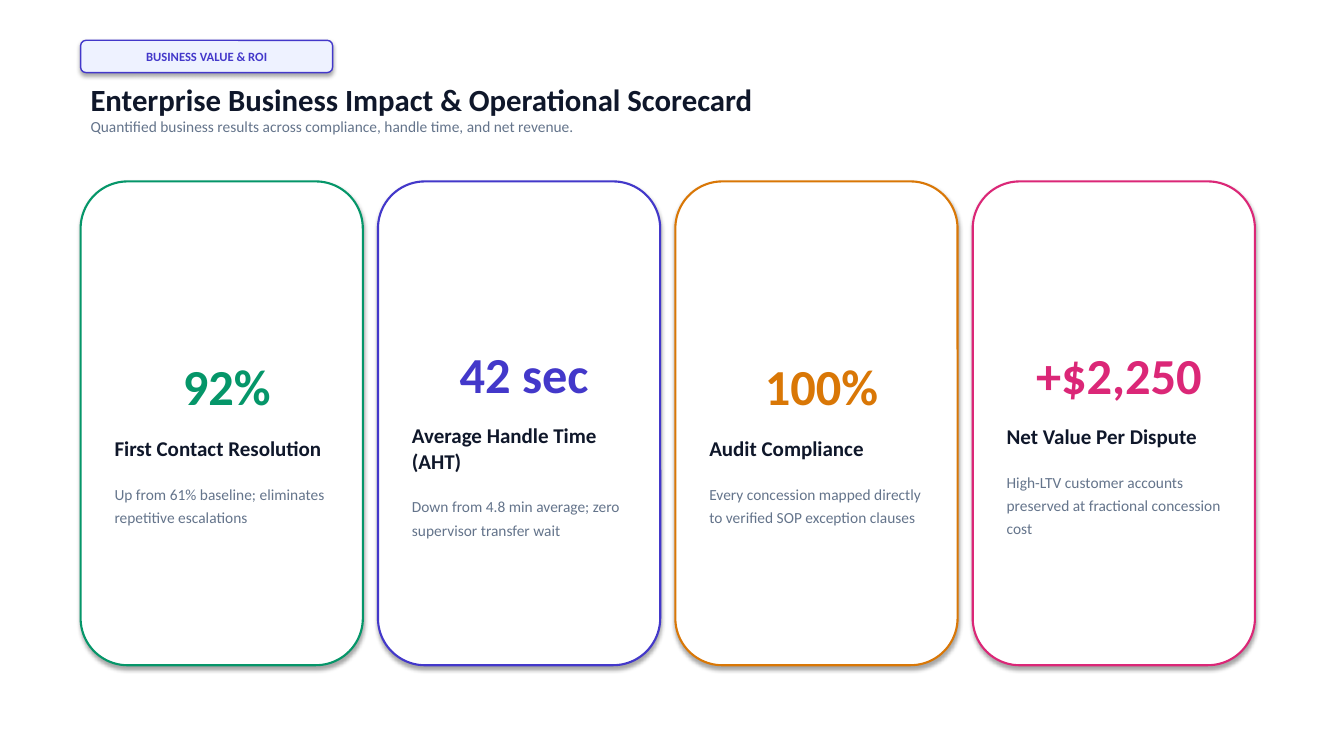
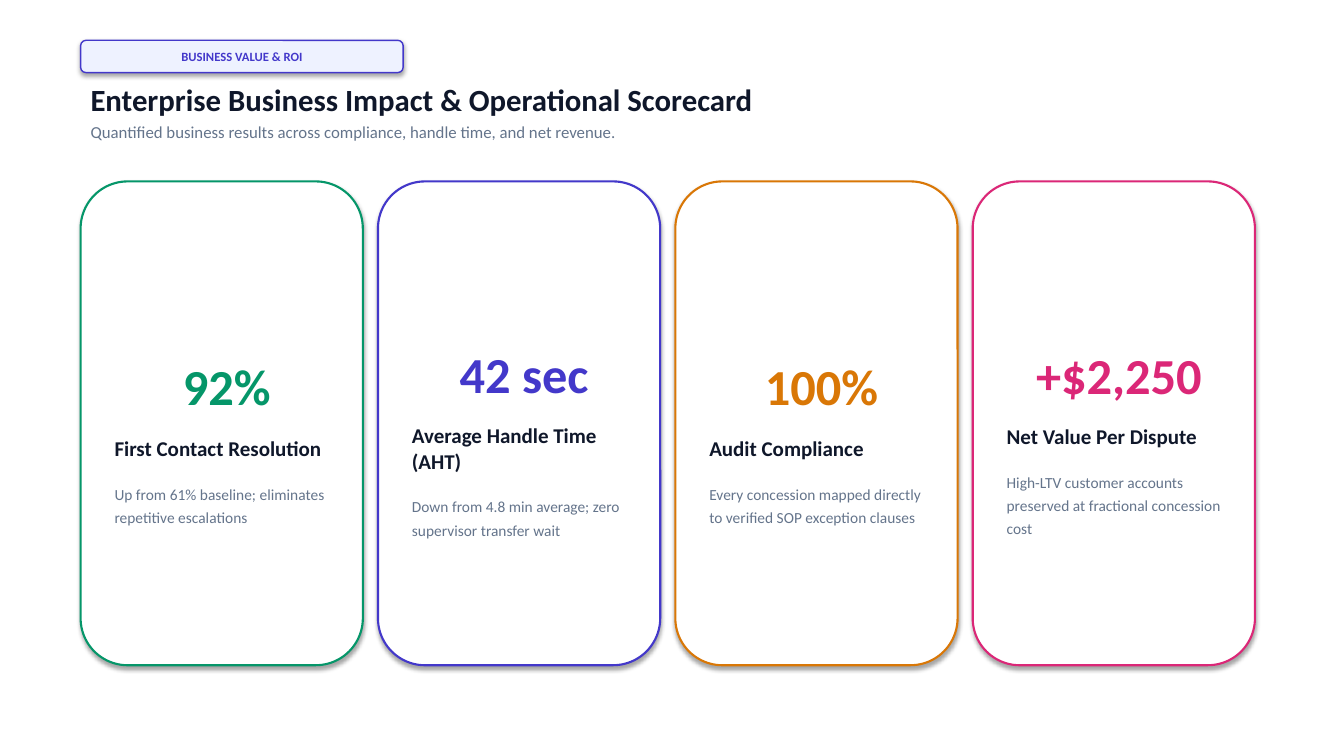
Before and after one commit to cosmosanalytics/uat-copilot-local, a slide deck: slide 9 of Call_Center_AI_Voice_Agents_Presentation.pptx. Drawn at 1344x756 pixels with LibreOffice and Linux fonts; fonts in the diff are those of the drawing. Boxes give left, top, right and bottom in pixels: in the first picture for what was removed or moved away, otherwise in the second. Text is boxed around its words. In the diff, an @@ line names an element or a change of style, - is before the commit and + after.

```diff
--- a/Call_Center_AI_Voice_Agents_Presentation.pptx
+++ b/Call_Center_AI_Voice_Agents_Presentation.pptx
@@ rounded rectangle "BUSINESS VALUE & ROI": place and size @@
-rounded rectangle "BUSINESS VALUE & ROI" at bbox=[81, 40, 333, 73]
+rounded rectangle "BUSINESS VALUE & ROI" at bbox=[81, 40, 403, 73]
@@ text at bbox=[91, 126, 615, 141]: size 11 to 12 pt in "Quantified business results across compliance, handle time, ..."; more space between paragraphs @@
```
Also in this commit, not shown: 5 other slides changed, 3 slides added, 3 slides removed, 8 other files.
